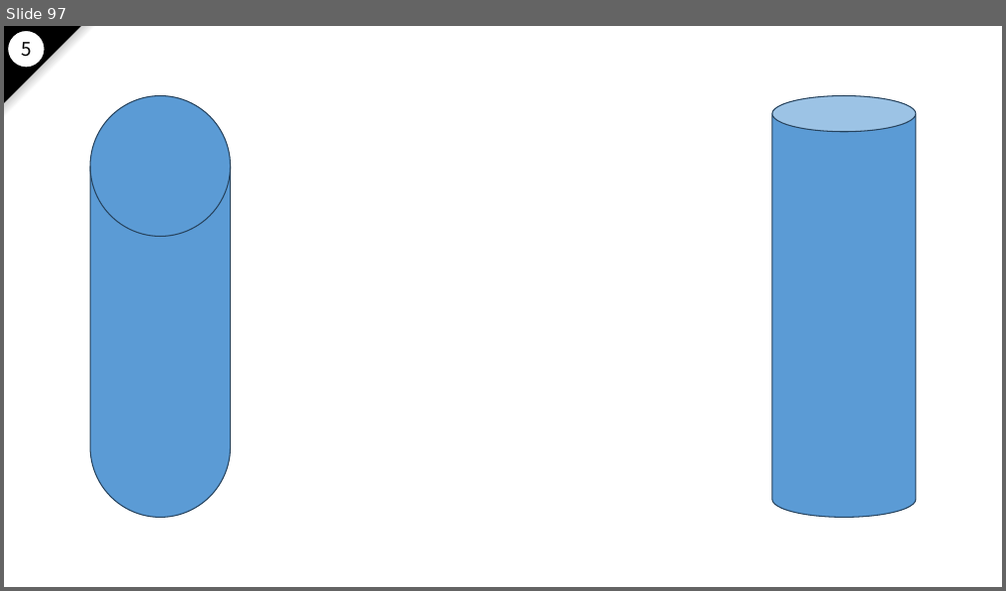
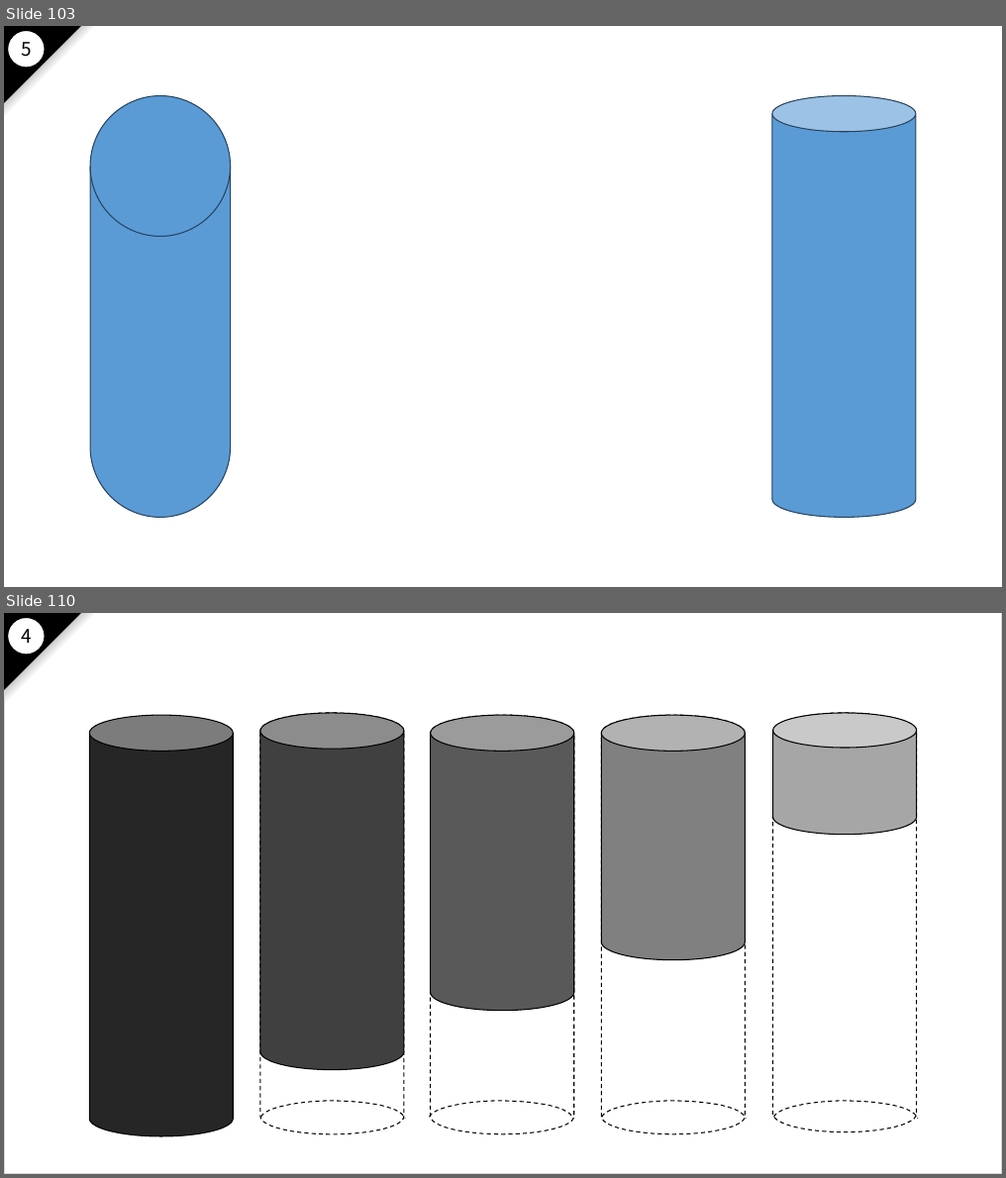
Before and after one commit to nakayama-kazuki/2021, a slide deck: pptx/power-punch-v2.pptx. Shown one above the other, each under a label of ours: slide 97 before the commit, slides 103 and 110 after it; the slides between them are not shown. The pictures are 1006x591 and 1006x1178 pixels, drawn with LibreOffice and Linux fonts; fonts in the diff are those of the drawing; background and template pictures are left out. Boxes give left, top, right and bottom in pixels: in the first picture for what was removed or moved away, otherwise in the second. Text is boxed around its words. In the diff, an @@ line names an element or a change of style, - is before the commit and + after.

```diff
--- a/pptx/power-punch-v2.pptx
+++ b/pptx/power-punch-v2.pptx
@@ slide 110 added at [4, 613, 1002, 1174], background #FFFFFF; not listed: 3 template elements that a slide beside it also shows @@
@@ rectangle added at [4, 613, 1002, 1174], outline #D9D9D9 1 pt @@
@@ text added at [21, 629, 31, 643], 18 pt, text #000000 @@
+4
@@ cylinder added at [89, 715, 233, 1137], fill #262626, outline #000000 1 pt @@
@@ cylinder added at [260, 713, 404, 1135], outline #000000 1 pt dashed @@
@@ cylinder added at [260, 713, 404, 1070], fill #404040, outline #000000 1 pt @@
@@ cylinder added at [431, 715, 574, 1134], outline #000000 1 pt dashed @@
@@ cylinder added at [431, 715, 574, 1011], fill #595959, outline #000000 1 pt @@
@@ cylinder added at [601, 715, 746, 1134], outline #000000 1 pt dashed @@
@@ cylinder added at [601, 715, 746, 960], fill #808080, outline #000000 1 pt @@
@@ cylinder added at [773, 713, 917, 1133], outline #000000 1 pt dashed @@
@@ cylinder added at [773, 713, 917, 835], fill #A6A6A6, outline #000000 1 pt @@
@@ freeform shape added at [260, 1101, 405, 1119], outline #000000 1 pt dashed @@
@@ freeform shape added at [430, 1101, 573, 1119], outline #000000 1 pt dashed @@
@@ freeform shape added at [602, 1101, 746, 1119], outline #000000 1 pt dashed @@
@@ freeform shape added at [773, 1101, 918, 1119], outline #000000 1 pt dashed @@
@@ what was slide 97 is now slide 103 @@
```
Also in this commit, not shown: 41 slides changed, 17 other slides added, 4 slides removed.
